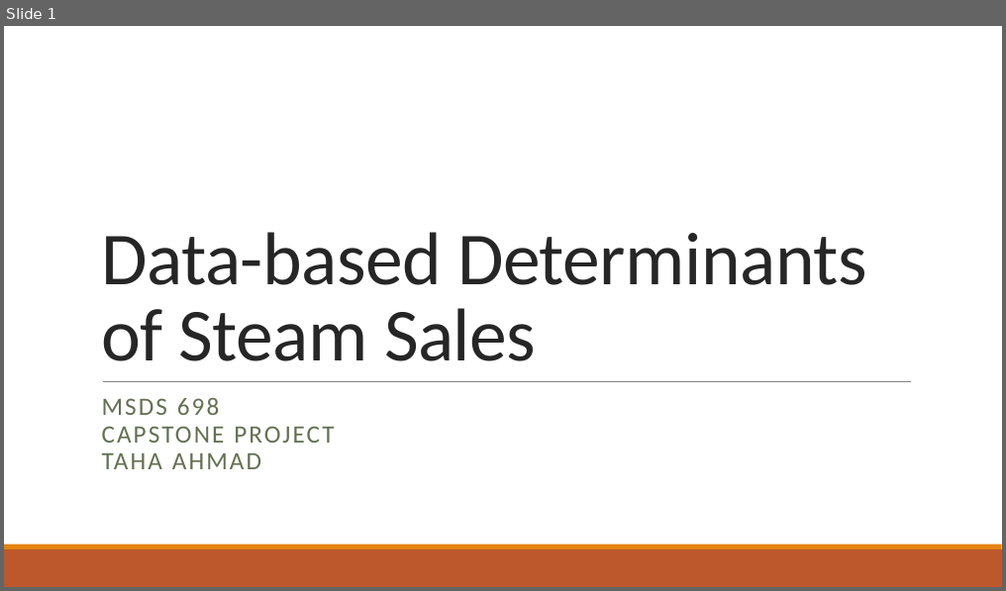
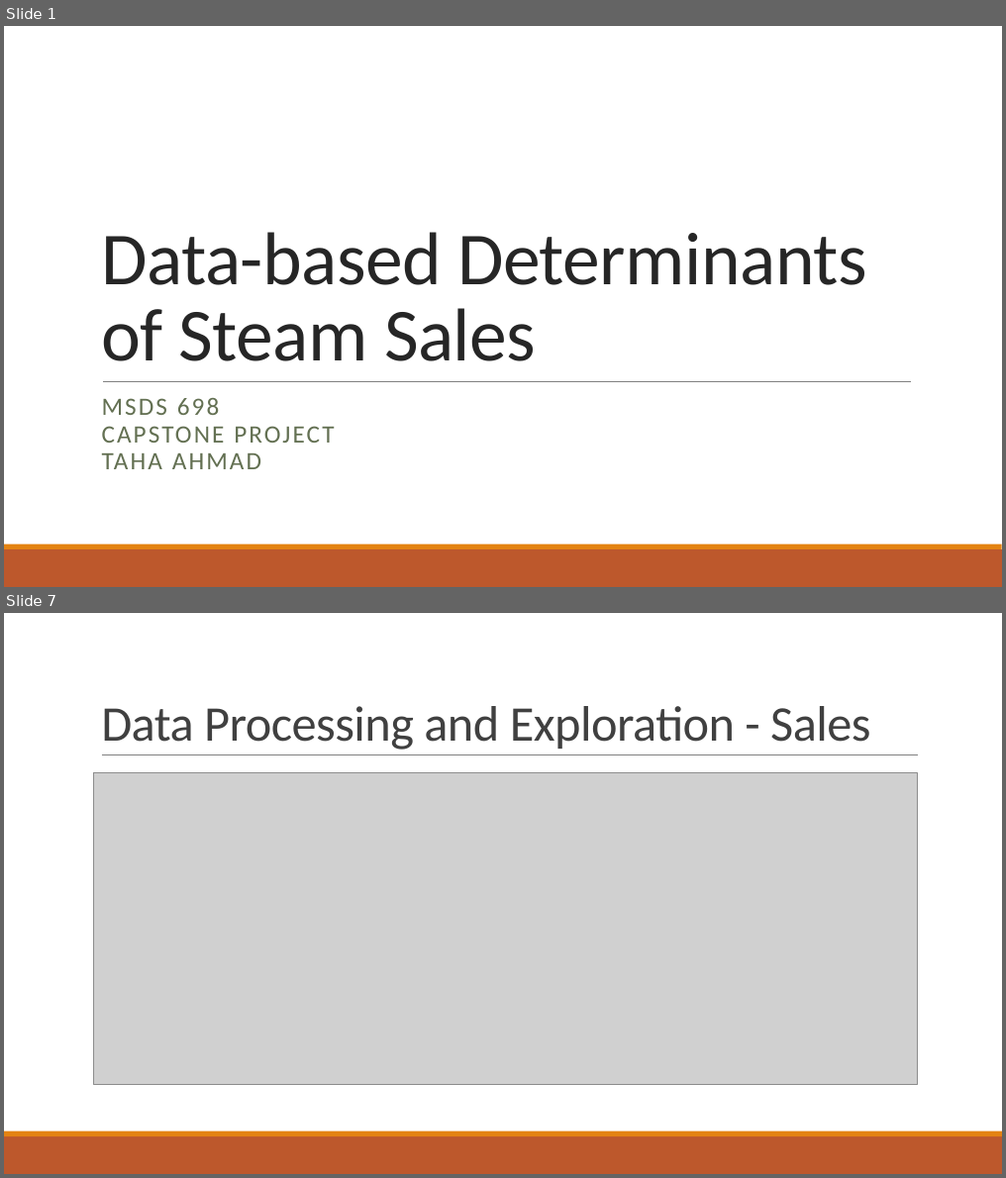
Before and after one commit to abnormalPotassium/SteamSalesModeling, a slide deck: Ahmad_698Capstone_SteamSales.pptx. Shown one above the other, each under a label of ours: slide 1 before the commit, slides 1 and 7 after it; the slides between them are not shown. The pictures are 1006x591 and 1006x1178 pixels, drawn with LibreOffice and Linux fonts; fonts in the diff are those of the drawing; grey boxes stand for pictures. Boxes give left, top, right and bottom in pixels: in the first picture for what was removed or moved away, otherwise in the second. Text is boxed around its words. In the diff, an @@ line names an element or a change of style, - is before the commit and + after.

```diff
--- a/Ahmad_698Capstone_SteamSales.pptx
+++ b/Ahmad_698Capstone_SteamSales.pptx
@@ slide 7 added at (4,613,1002,1174), background #FFFFFF; not listed: 2 template elements that a slide beside it also shows @@
@@ title added at (101,706,870,750), 48 pt, text #404040 @@
+Data Processing and Exploration - Sales
@@ line added from (102, 756) to (918, 756), #808080 0.5 pt @@
@@ picture added at (94,772,918,1084) @@
```
Also in this commit, not shown: 16 other slides added, 2 other files.
